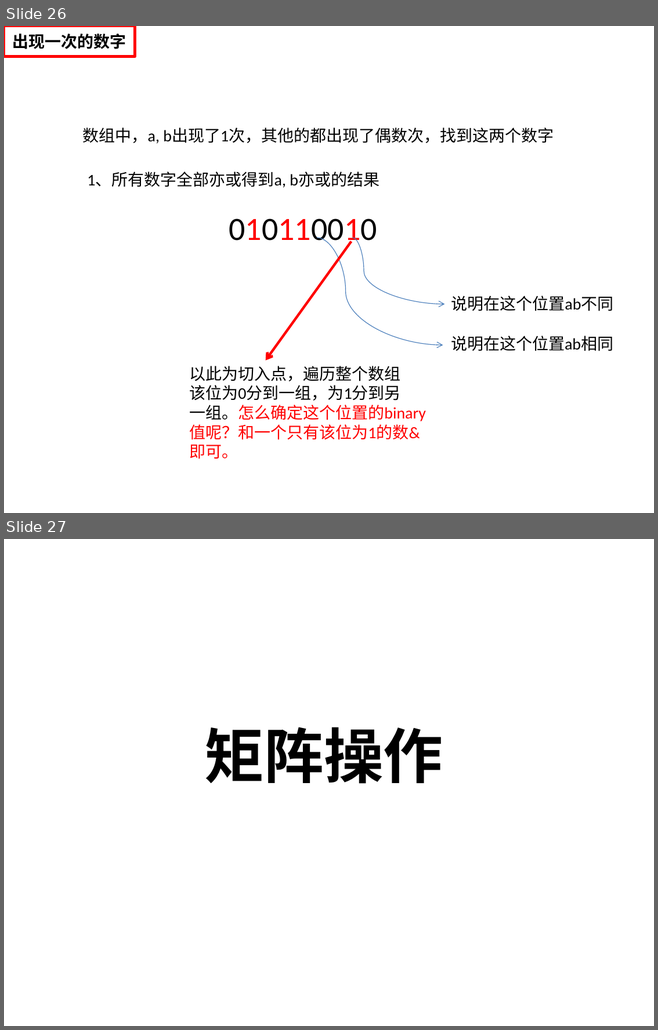
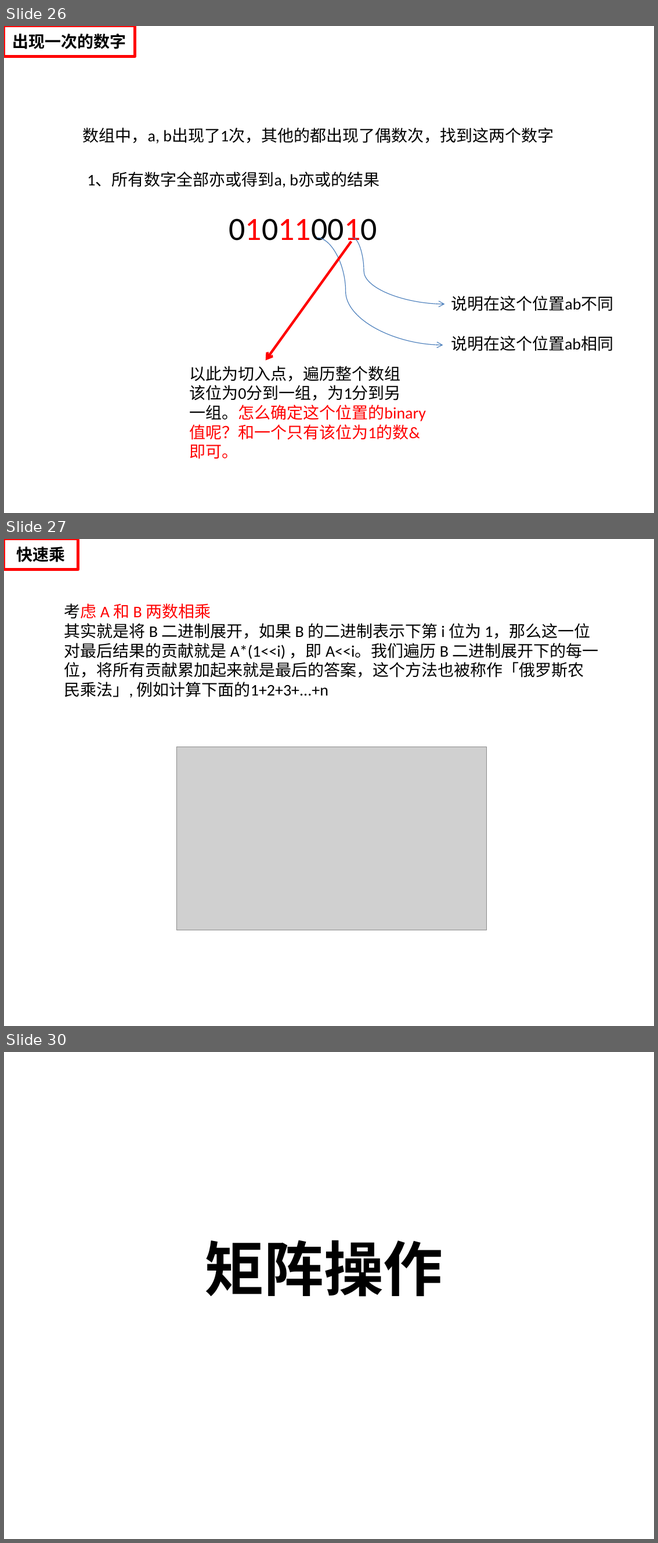
Before and after one commit to helloworld729/28_Algorithm, a slide deck: 第2遍/数据结构与算法.pptx. Shown one above the other, each under a label of ours: slides 26 and 27 before the commit, slides 26, 27 and 30 after it; the slides between them are not shown. The pictures are 658x1030 and 658x1543 pixels, drawn with LibreOffice and Linux fonts; fonts in the diff are those of the drawing; grey boxes stand for pictures. Boxes give left, top, right and bottom in pixels: in the first picture for what was removed or moved away, otherwise in the second. Text is boxed around its words. In the diff, an @@ line names an element or a change of style, - is before the commit and + after.

```diff
--- a/第2遍/数据结构与算法.pptx
+++ b/第2遍/数据结构与算法.pptx
@@ slide 27 added at <box>4,539,654,1026</box>, background #FFFFFF @@
@@ rectangle added at <box>4,539,78,570</box>, fill #FFFFFF, outline #FF0000 3 pt, 18 pt, text #000000, bold @@
+快速乘
@@ text added at <box>64,603,598,698</box>, 18 pt, text #000000 @@
+考虑 A 和 B 两数相乘
+其实就是将 B 二进制展开，如果 B 的二进制表示下第 i 位为 1，那么这一位对最后结果的贡献就是 A*(1<<i) ，即 A<<i。我们遍历 B 二进制展开下的每一位，将所有贡献累加起来就是最后的答案，这个方法也被称作「俄罗斯农民乘法」, 例如计算下面的1+2+3+...+n
@@ picture added at <box>176,747,486,930</box> @@
@@ what was slide 27 is now slide 30 @@
```
Also in this commit, not shown: 3 slides changed, 5 other slides added, 27 other files.
